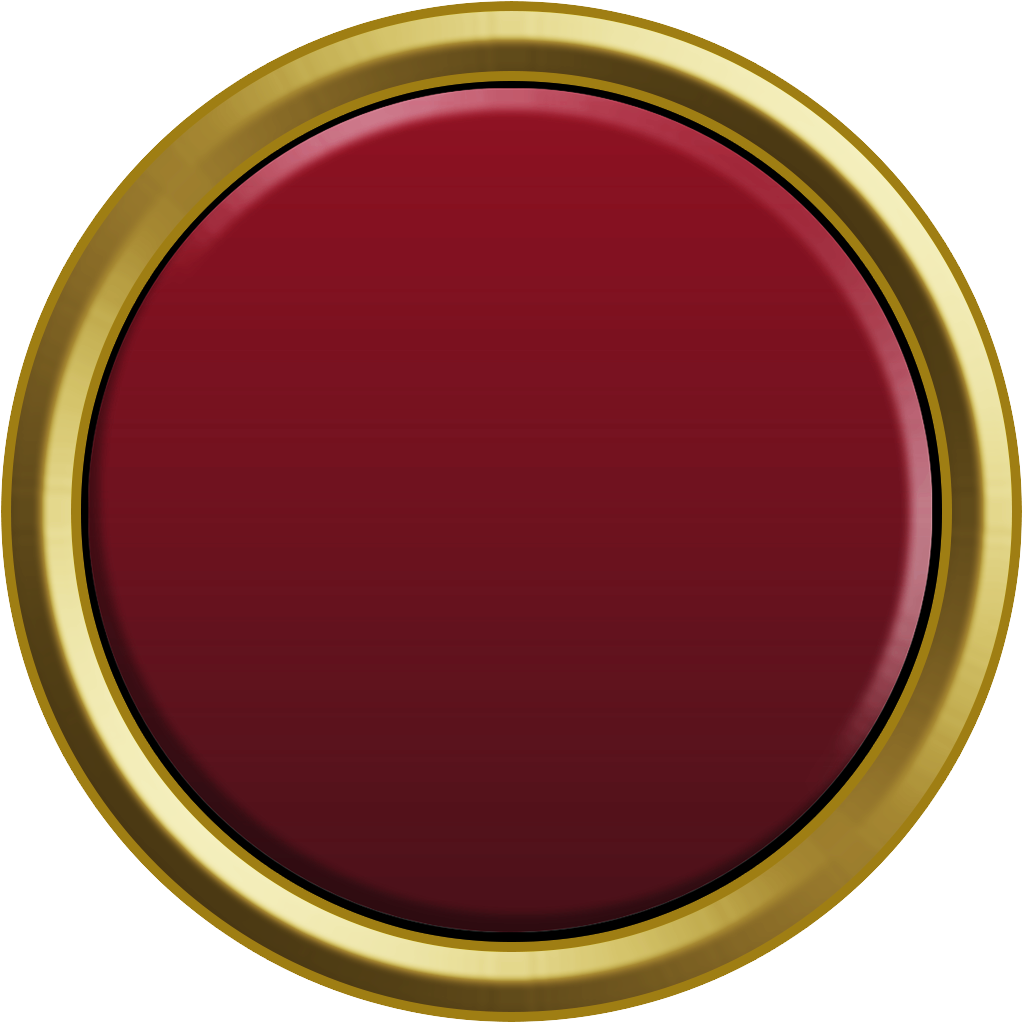
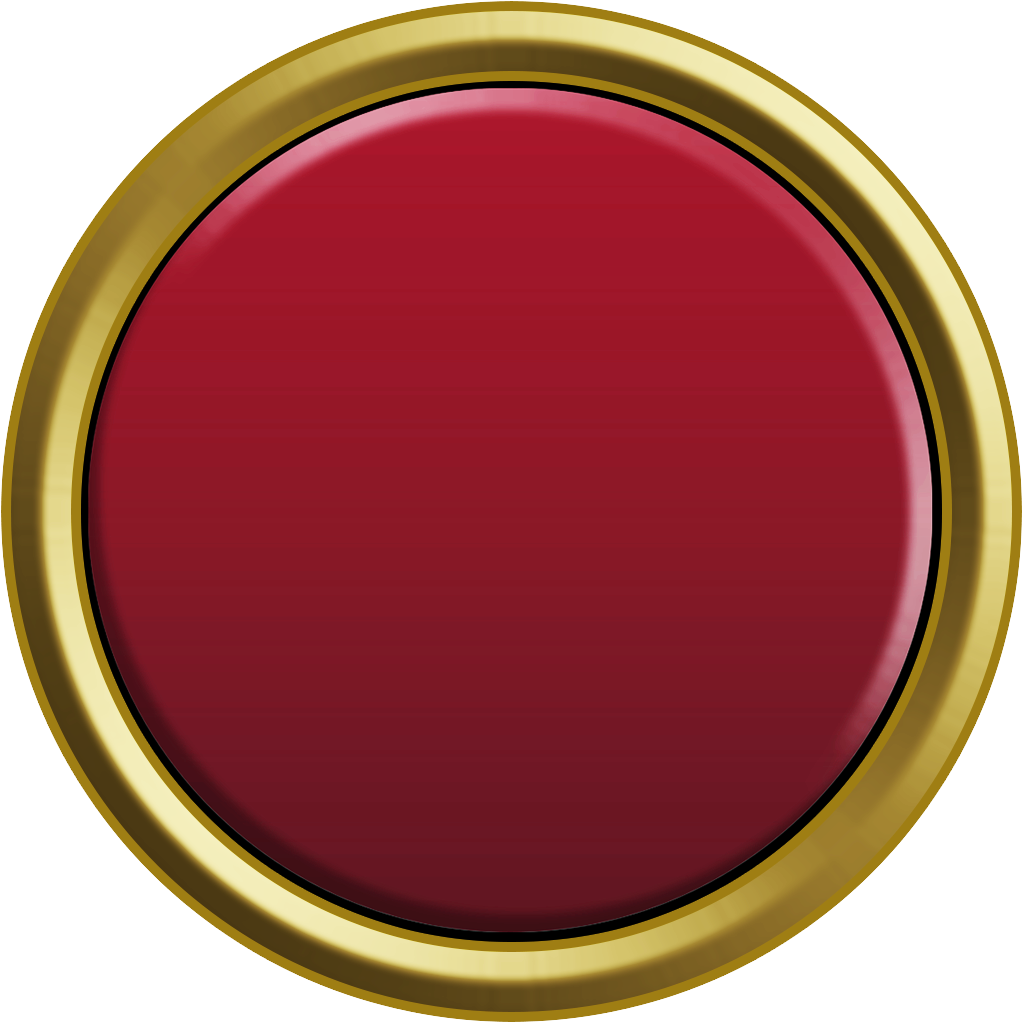
Two versions of the same layered image (1024 × 1024). Layer-by-layer changes:
pixels changed over [88, 88, 933, 933] (layer not identified)